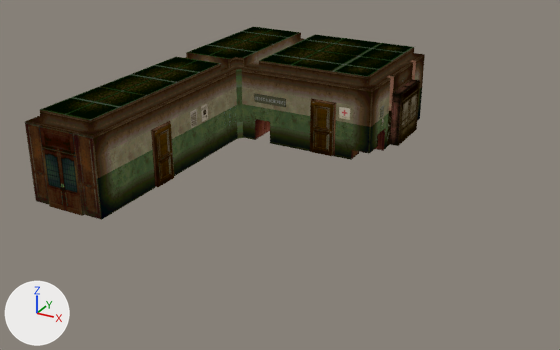
Renders of the glTF model glbs/HP0003.glb from each side of a commit.
Rendered twice from a camera (50 mm lens) standing at (39.4, 114.7, 12.7) and looking at (24.0, 142.7, -1.2). Arrows for +X, +Y and +Z are at lower left; the lights stay in place. The picture after the commit comes second. Where no turn or scale is listed for an object, it has been applied to the vertices.

The older version as bpy lines, for what is in view:
```python
me_bm11_far_0 = bpy.data.meshes.new('BM11_FAR_0')
me_bm11_far_0.from_pydata(...)  # 94 vertices, 140 faces; spans x 21.2..21.6, y 133.6..143.6, z -0.02..3.6
# faces by material slot: [24, 76, 20, 20]
me_bm11_far_0.materials.append(mat_hp1f011_pal3)
me_bm11_far_0.materials.append(mat_hp1f011_pal1)
me_bm11_far_0.materials.append(mat_hp1f011_pal0)
me_bm11_far_0.materials.append(mat_hp1f011_pal2)
me_bm8_back_0 = bpy.data.meshes.new('BM8_BACK_0')
me_bm8_back_0.from_pydata(...)  # 52 vertices, 69 faces; spans x 23.18..28.0, y 143.2..143.6, z 0.0..3.6
# faces by material slot: [13, 39, 8, 9]
me_bm8_back_0.materials.append(mat_hp1f011_pal3)
me_bm8_back_0.materials.append(mat_hp1f011_pal1)
me_bm8_back_0.materials.append(mat_hp1f011_pal0)
me_bm8_back_0.materials.append(mat_hp1f011_pal2)
me_null_nea_3 = bpy.data.meshes.new('NULL_NEA_3')
me_null_nea_3.from_pydata(...)  # 84 vertices, 111 faces; spans x 22.35..28.04, y 143.16..144.85, z -0.02..1.0
# faces by material slot: [6, 54, 22, 18, 11]
me_null_nea_3.materials.append(mat_hp1f011_pal11)
me_null_nea_3.materials.append(mat_hp1f012_pal1)
me_null_nea_3.materials.append(mat_hp1f012_pal2)
me_null_nea_3.materials.append(mat_hp1f011_pal12)
me_null_nea_3.materials.append(mat_hp1f011_pal6)
ob_bm11_far_m0 = bpy.data.objects.new('BM11_FAR_m0', me_bm11_far_0)
ob_bm11_far_m0.location = (0.0, 0.0, 0.0)
ob_bm8_back_m0 = bpy.data.objects.new('BM8_BACK_m0', me_bm8_back_0)
ob_bm8_back_m0.location = (0.0, 0.0, 0.0)
ob_null_nea_m3 = bpy.data.objects.new('NULL_NEA_m3', me_null_nea_3)
ob_null_nea_m3.location = (0.0, 0.0, 0.0)
# also in view: 'NULL_NEA_m0' at (23.2, 142.1, 1.9); 'OBJ1_m0' at (22.2, 143.4, 1.8); 'NULL_m1' at (23.1, 141.6, 1.8); 'NULL_BAC_m5' at (20.0, 136.3, 1.8); 'NULL_m3' at (23.3, 146.4, 1.8)
```
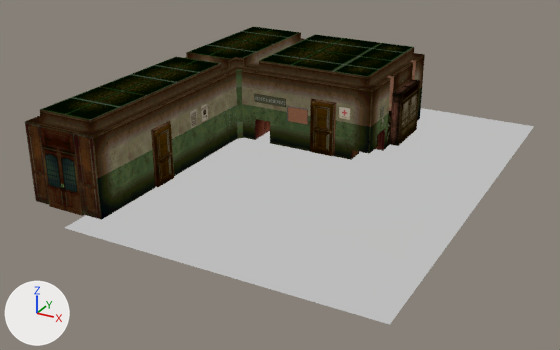
Pixel boxes (x1, y1, x2, y2) of what changed, in the pictures (560 x 350 px):
```json
{"object": "MAP2_HID_m0", "change": "added", "after": [65, 106, 534, 325], "faces in mat_untextured_gouraud": [65, 108, 534, 325], "faces in mat_hp1f01h_pal5": [287, 106, 308, 125]}
```

The change, as JSON lines over the scene's bpy script:
```json
{"op": "add", "block": "img_hp1f01h_pal5", "code": ["img_hp1f01h_pal5 = load_image('HP1F01H_pal5', '_unpacked/HP1F01H_pal5', 128, 256, 'sRGB')"]}
{"op": "add", "block": "mat_hp1f01h_pal5", "code": ["mat_hp1f01h_pal5 = bpy.data.materials.new('HP1F01H_pal5')", "# uses the picture img_hp1f01h_pal5"]}
{"op": "add", "block": "mat_untextured_gouraud", "code": ["mat_untextured_gouraud = bpy.data.materials.new('UNTEXTURED_GOURAUD')", "# nodes: BsdfTransparent, Emission, LightPath, MixShader, OutputMaterial", "# colours: grey #bcbcbc"]}
{"op": "add", "block": "me_map2_hid_0", "code": ["me_map2_hid_0 = bpy.data.meshes.new('MAP2_HID_0')", "me_map2_hid_0.from_pydata(...)  # 21 vertices, 26 faces; spans x -6.0..7.8, y -8.5..12.5, z -3.1..0.4", "# faces by material slot: [2, 24]", "me_map2_hid_0.materials.append(mat_untextured_gouraud)", "me_map2_hid_0.materials.append(mat_hp1f01h_pal5)"]}
{"op": "add", "block": "ob_map2_hid_m0", "code": ["ob_map2_hid_m0 = bpy.data.objects.new('MAP2_HID_m0', me_map2_hid_0)", "ob_map2_hid_m0.location = (24.6, 143.16, 1.56)"]}
```
